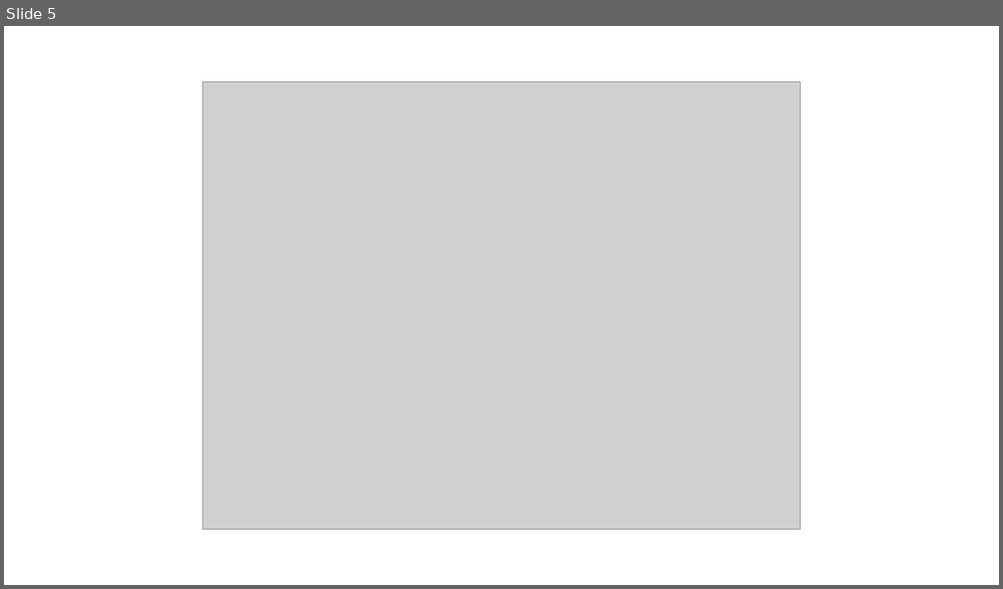
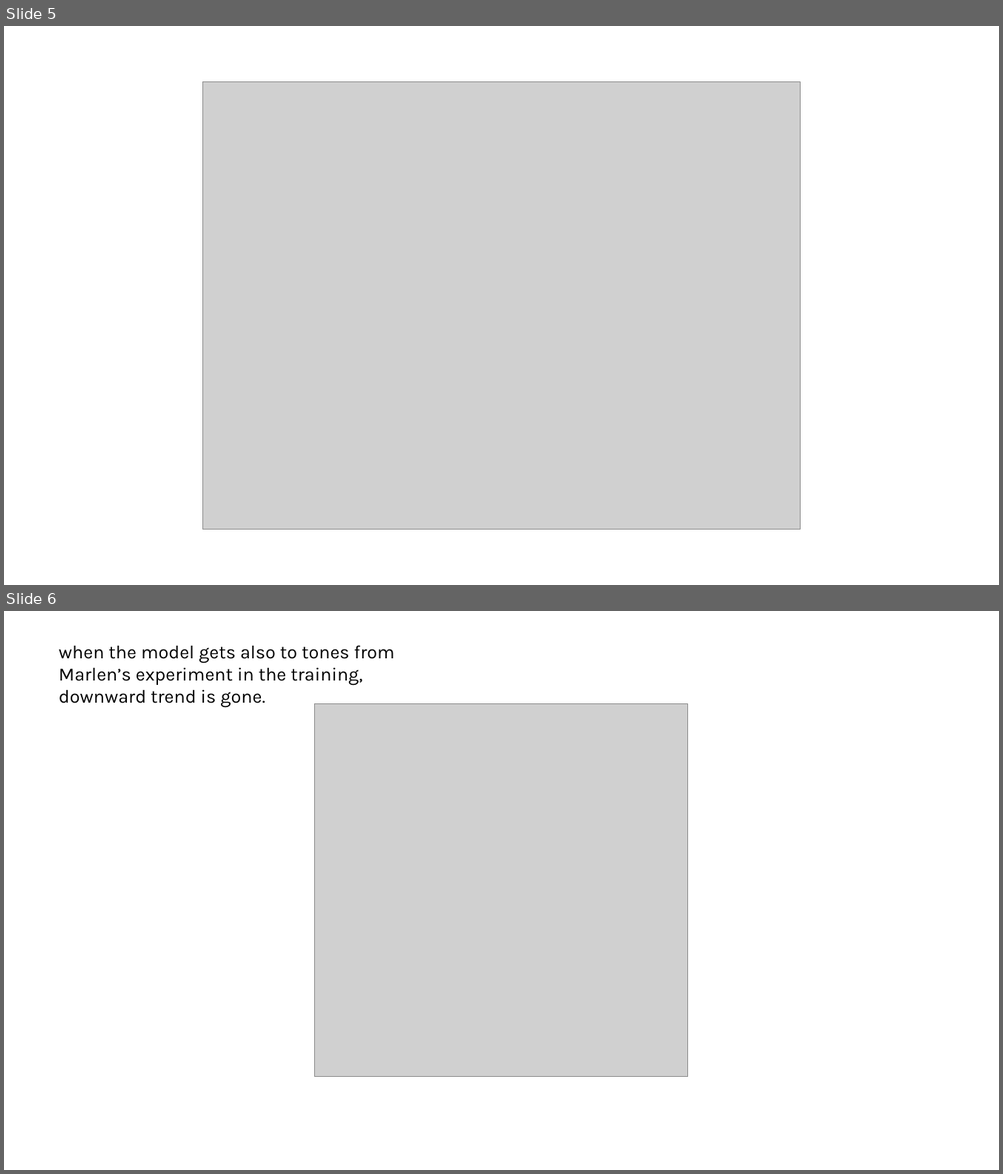
Before and after one commit to zosiaholubowska/relative_pratt, a slide deck: analysis_dnn/results_summary.pptx. Shown one above the other, each under a label of ours: slide 5 before the commit, slides 5 and 6 after it. The pictures are 1003x589 and 1003x1174 pixels, drawn with LibreOffice and Linux fonts; fonts in the diff are those of the drawing; grey boxes stand for pictures. Boxes give left, top, right and bottom in pixels: in the first picture for what was removed or moved away, otherwise in the second. Text is boxed around its words. In the diff, an @@ line names an element or a change of style, - is before the commit and + after.

```diff
--- a/analysis_dnn/results_summary.pptx
+++ b/analysis_dnn/results_summary.pptx
@@ slide 6 added at (x1=4, y1=611, x2=999, y2=1170), background #FFFFFF @@
@@ text added at (x1=59, y1=645, x2=395, y2=707), 18 pt, text #000000 @@
+when the model gets also to tones from Marlen’s experiment in the training, downward trend is gone.
@@ picture added at (x1=315, y1=704, x2=688, y2=1077) @@
```
Also in this commit, not shown: 3 other slides added, 11 other files.
